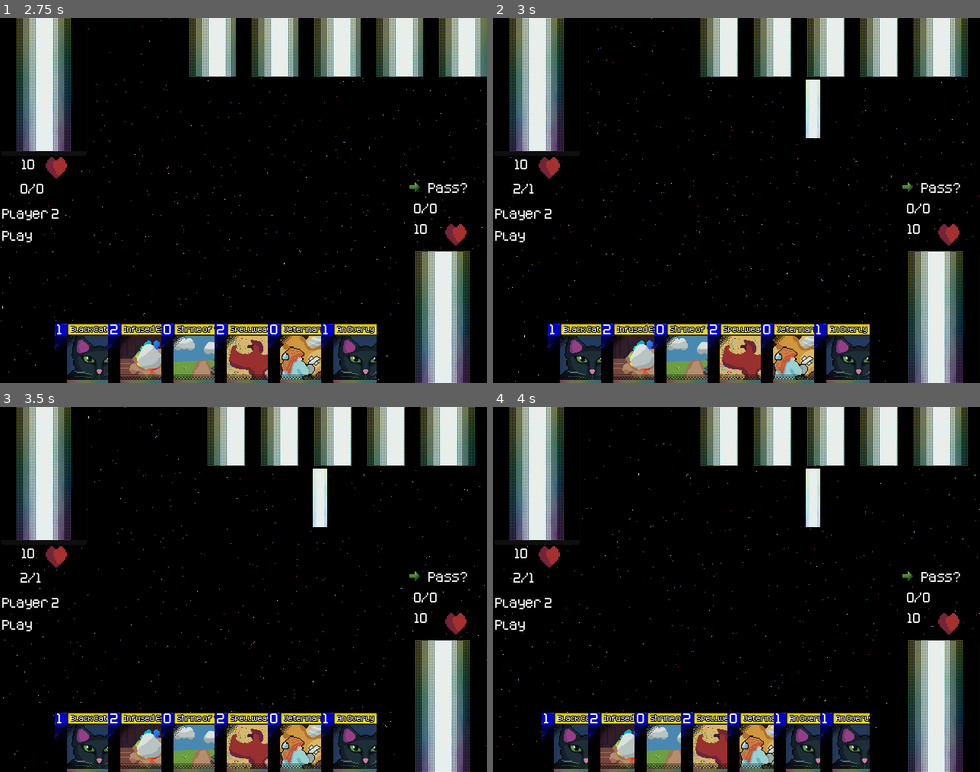
Above: before the commit, frames 1-4 (two rows, left to right).
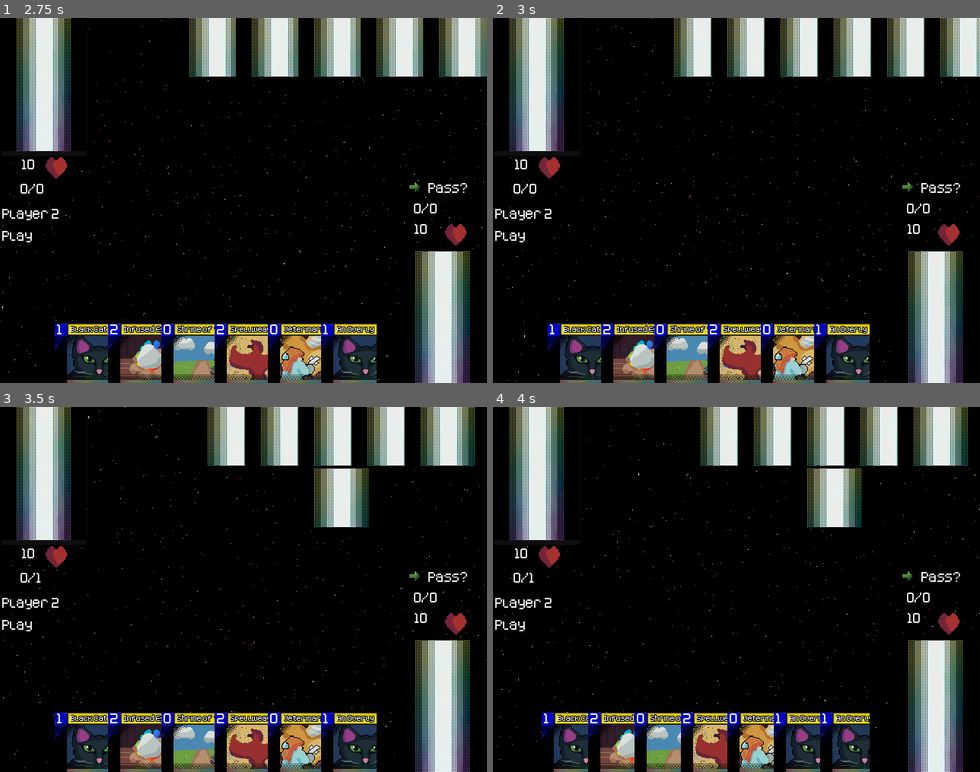
Above: after the commit, the same moments.

Repository: ColbySchexnayder/mana-stream
Game: Godot game, scene res://Scenes/titleScreen.tscn
The game is run twice, just before and just after one commit, with the same random seed, the same clock (stepped at 60 frames per second) and the same inputs.
Inputs (mouse positions are in pixels of both pictures, inside the frame that each line leads up to):
- Up to frame 1 (2.75 s): click "New Game?" at 0.5 s; click "Pass?" at 1.25 s; click (443, 317) at 2 s
- Up to frame 2 (3 s): click (536, 87) at 2.75 s
- Up to frame 3 (3.5 s): no input
- Up to frame 4 (4 s): click (936, 706) at 3.5 s

Frame 1 is identical in both runs. In frame 2, 9.4% of the frame differs, in the area x 4-100%, y 0-49%; in frame 3, 1.5%; in frame 4, 1.5%.

Commit message:
Removed redundant call to ai_play()
slowed down call to decider. May not be needed and definetely doesn't need to be this long.

Added universal wait function for other functions to use. Also may not be needed

Diff:
--- a/AI/ai_manager.gd
+++ b/AI/ai_manager.gd
@@ -53,7 +53,6 @@
 }
 var players_turn = true
 
-
 # Called when the node enters the scene tree for the first time.
 func _ready() -> void:
 	#GmManager.connect("_ai_turn", ai_turn)
@@ -63,10 +62,12 @@
 func _process(delta: float) -> void:
 	if players_turn:
 		return
-	if GmManager.currentPhase == GmManager.phase.REFRESH:
-		sustain_decider()
-	else:
-		decider()
+	if Engine.get_process_frames() % 60 == 0:
+		if GmManager.currentPhase == GmManager.phase.REFRESH:
+			sustain_decider()
+		else:
+			decider()
+
 
 # During the enemies turn, sorts through cards and decides an appropriate reaction.
 # This repeats until ending the turn is the best action
@@ -113,6 +114,7 @@
 
 	print("Best sustain action: ", best_action, "\n\n")
 	sustain_actions[best_action].call()
+
 
 #TODO: This all needs to be changed!
 #TODO: Seriously don't ignore this
@@ -124,7 +126,9 @@
 		#GmManager.emit_signal("_card_keep", ai_summon_zone[0])
 		#
 	#GmManager.emit_signal("_change_phase")
-	sustain_decider()
+	#sustain_decider()
+	pass
+
 #DEPRECATED
 func ai_play():
 	#if !ai_summon_zone.is_empty():
@@ -135,7 +139,8 @@
 		#await GmManager._block_resolved
 		#
 	#GmManager.emit_signal("_change_turn")
-	decider()
+	#decider()
+	pass
 
 func choose_card(list: Array[Card]) -> Card:
 	return list[0]
@@ -176,7 +181,7 @@
 		return card.onlyWorksInMana)
 
 	if !cards.is_empty():
-		await cards[randi()%len(cards)].mana()
+		cards[randi()%len(cards)].mana()
 		return
 
 	var card = ai_hand.reduce(func(max:Card, card:Card):
--- a/Scenes/duel.gd
+++ b/Scenes/duel.gd
@@ -681,8 +681,8 @@
 	phase_change_animation.visible = false
 
 	GmManager.currentPhase = GmManager.phase.PLAY
-	if currentTurn == 2:
-		ai.ai_play()
+	#if currentTurn == 2:
+	#	ai.ai_play()
 
 #	0 player1deck,
 #	1 player1hand,
--- a/Scripts/GMManager.gd
+++ b/Scripts/GMManager.gd
@@ -68,6 +68,9 @@
 
 signal _player_turn()
 
+func wait(seconds: float) -> void:
+	await get_tree().create_timer(seconds).timeout
+
 func load_deck(saveFile: String) -> Array[String]:
 	var deckFile := FileAccess.open("res://Save/"+saveFile, FileAccess.READ)
 	var deck : Array[String] = []
